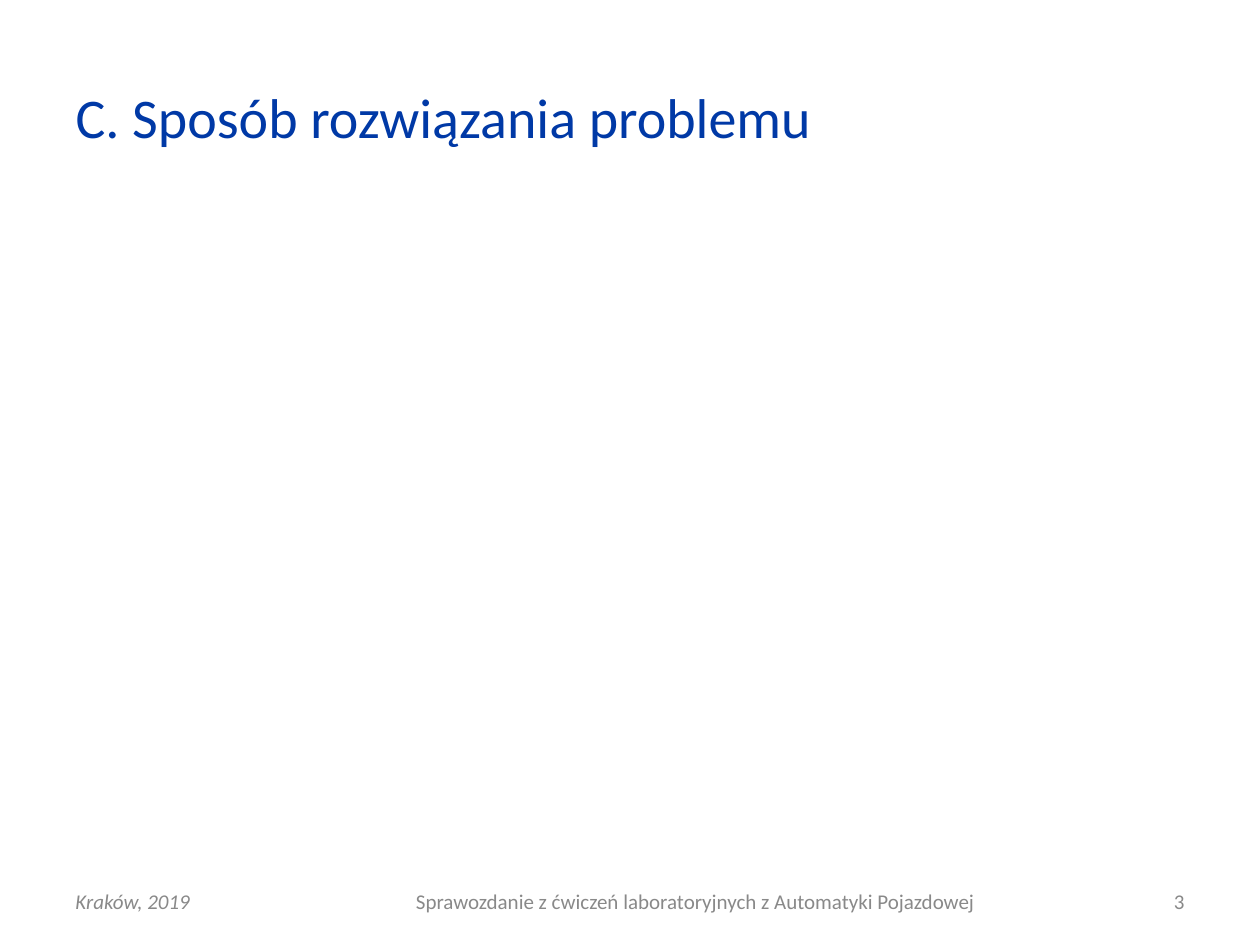
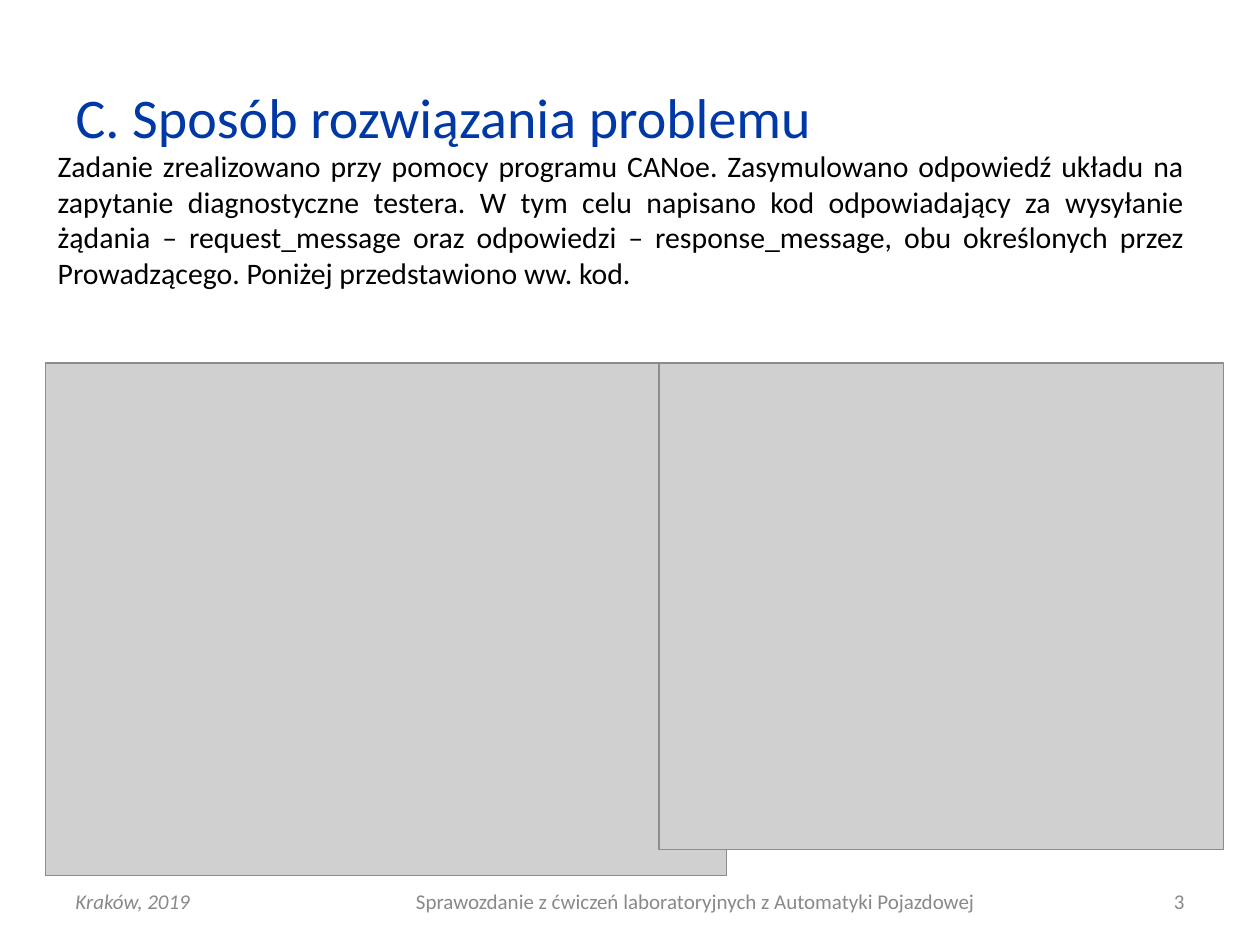
Before and after one commit to elfsonix/Automatyka-Pojazdowa, a slide deck: slide 3 of Lab12/AP_L12_20190508_0930_G03.ppt. Drawn at 1260x945 pixels with LibreOffice and Linux fonts; fonts in the diff are those of the drawing; grey boxes stand for pictures. Boxes give left, top, right and bottom in pixels: in the first picture for what was removed or moved away, otherwise in the second. Text is boxed around its words. In the diff, an @@ line names an element or a change of style, - is before the commit and + after.

Commit message:
Sposób rozwiązania problemu

```diff
--- a/Lab12/AP_L12_20190508_0930_G03.ppt
+++ b/Lab12/AP_L12_20190508_0930_G03.ppt
@@ text added at <box>58,156,1183,289</box>, 17 pt, text #000000 @@
+Zadanie zrealizowano przy pomocy programu CANoe. Zasymulowano odpowiedź układu na zapytanie diagnostyczne testera. W tym celu napisano kod odpowiadający za wysyłanie żądania – request_message oraz odpowiedzi – response_message, obu określonych przez Prowadzącego. Poniżej przedstawiono ww. kod.
@@ picture added at <box>45,363,726,876</box> @@
@@ picture added at <box>659,363,1223,849</box> @@
```
